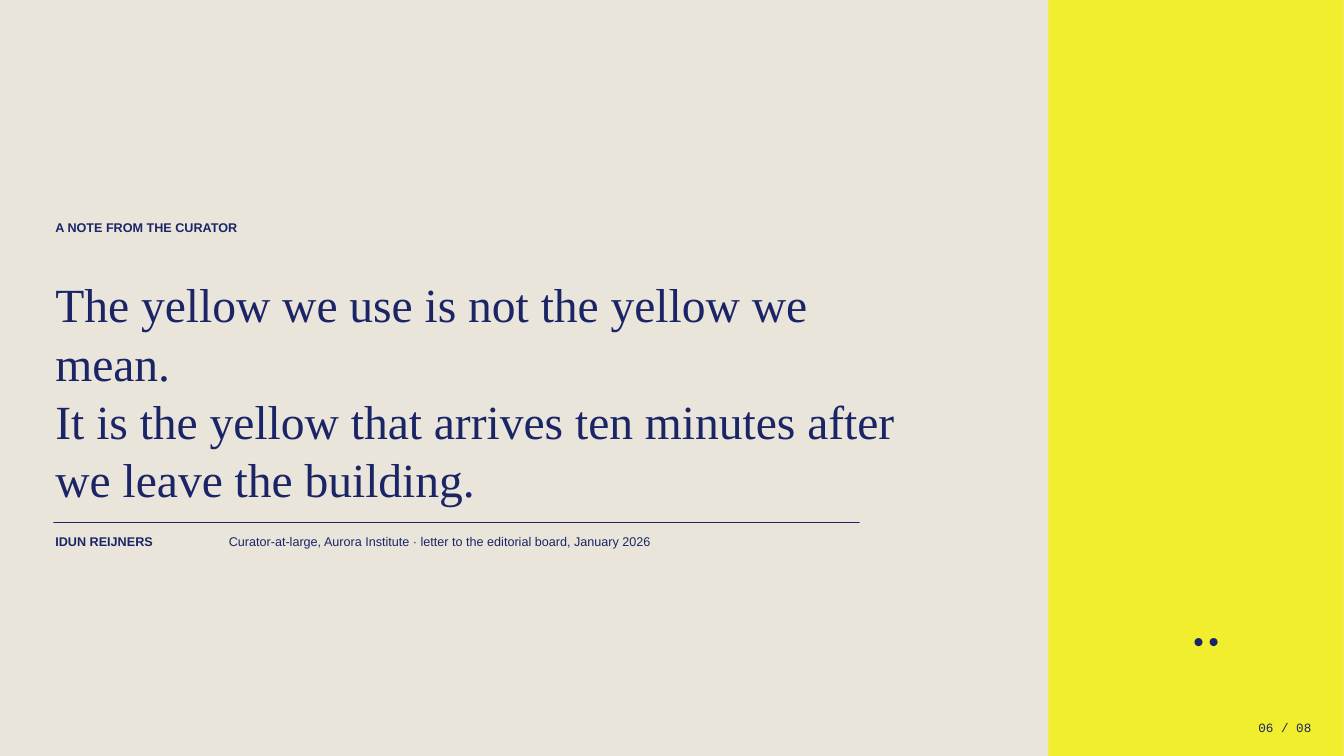
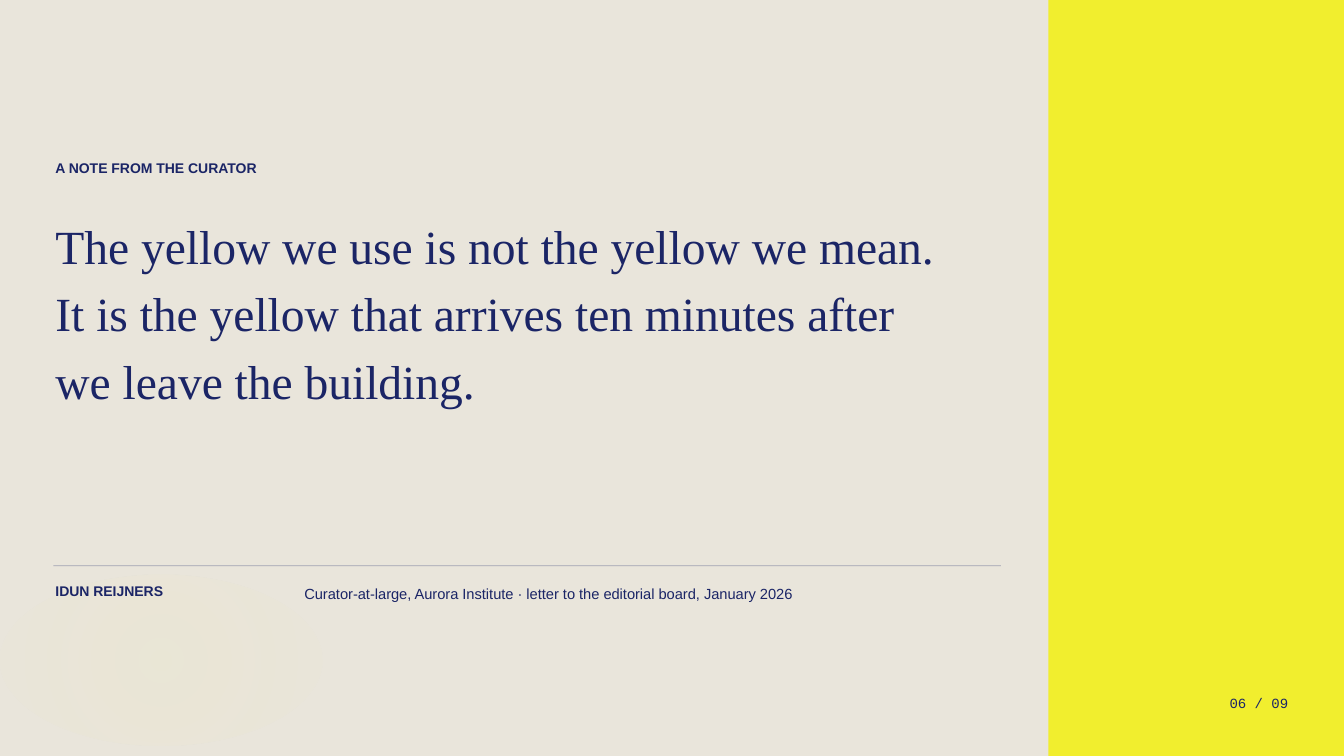
Before and after one commit to hustcer/pptx-nova, a slide deck: slide 6 of pptx-nova/assets/examples/biennale-yellow/deck.pptx. Drawn at 1344x756 pixels with LibreOffice and Linux fonts; fonts in the diff are those of the drawing. Boxes give left, top, right and bottom in pixels: in the first picture for what was removed or moved away, otherwise in the second. Text is boxed around its words. In the diff, an @@ line names an element or a change of style, - is before the commit and + after.

```diff
--- a/pptx-nova/assets/examples/biennale-yellow/deck.pptx
+++ b/pptx-nova/assets/examples/biennale-yellow/deck.pptx
@@ text "A NOTE FROM THE CURATOR": place and size @@
-text "A NOTE FROM THE CURATOR" at bbox=[55, 223, 237, 232]
+text "A NOTE FROM THE CURATOR" at bbox=[55, 163, 256, 173]
@@ text "A NOTE FROM THE CURATOR" at bbox=[55, 163, 256, 173]: size 9 to 10 pt; line spacing 1 to 1.18 @@
@@ text "The yellow we use is ...": place and size @@
-text "The yellow we use is ..." at bbox=[55, 289, 894, 507]
+text "The yellow we use is ..." at bbox=[55, 231, 934, 409]
@@ text "The yellow we use is ..." at bbox=[55, 231, 934, 409]: line spacing 1.02 to 1.18 @@
@@ rectangle: place and size @@
-rectangle at bbox=[53, 522, 860, 523]
+rectangle at bbox=[53, 566, 1001, 567]
@@ rectangle at bbox=[53, 566, 1001, 567]: fill #1B2566 to #1B2566 at 35% opacity @@
@@ ellipse: place and size @@
-ellipse at bbox=[0, 580, 272, 751]
+ellipse at bbox=[0, 575, 323, 746]
@@ ellipse at bbox=[0, 575, 323, 746]: fill #F8F39B at 8% opacity to gradient #F8F39B @@
@@ text "IDUN REIJNERS" at bbox=[55, 586, 163, 596]: size 9 to 10 pt; line spacing 1 to 1.18 @@
@@ text "IDUN REIJNERS": place and size @@
-text "IDUN REIJNERS" at bbox=[55, 537, 153, 546]
+text "IDUN REIJNERS" at bbox=[55, 586, 163, 596]
@@ text "Curator-at-large, Aurora Institute · letter ...": place and size @@
-text "Curator-at-large, Aurora Institute · letter ..." at bbox=[229, 537, 650, 549]
+text "Curator-at-large, Aurora Institute · letter ..." at bbox=[304, 588, 793, 602]
@@ text "Curator-at-large, Aurora Institute · letter ..." at bbox=[304, 588, 793, 602]: size 9 to 10.5 pt; line spacing 1 to 1.3 @@
@@ ellipse removed at bbox=[1195, 638, 1203, 646] @@
@@ ellipse removed at bbox=[1210, 638, 1218, 646] @@
@@ text at bbox=[1230, 698, 1288, 708]: text changed; size 9 to 10 pt @@
-06 / 08
+06 / 09
```
Also in this commit, not shown: 7 other slides changed, 1 slide added, 46 other files.
